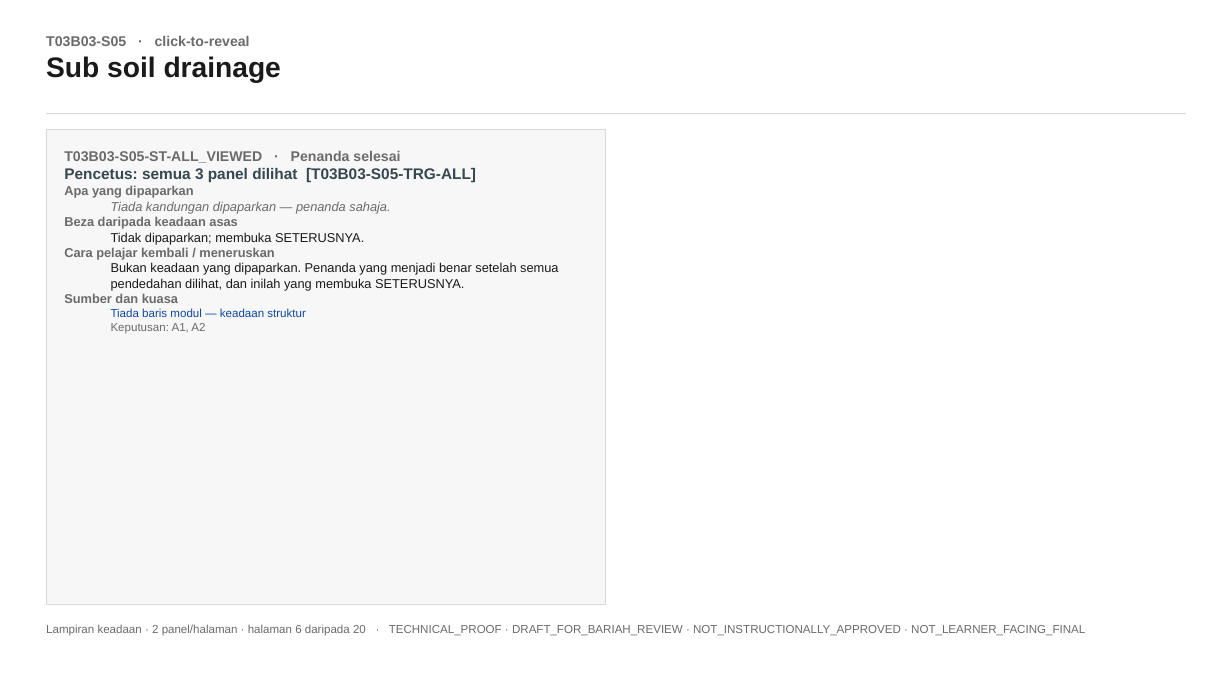
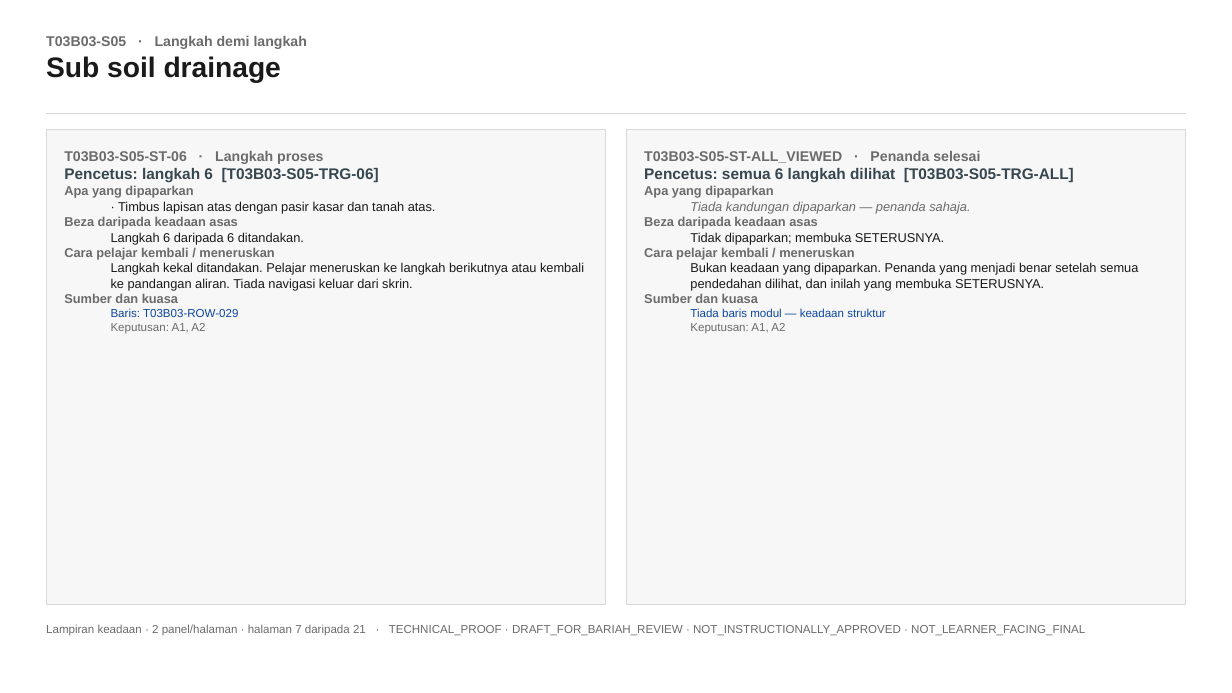
Before and after one commit to fidos777/slide-interaction-layer, a slide deck: slide 8 of reviews/storyboard-bariah/k5_calibration/K5PL06T03B03_LAMPIRAN_KEADAAN_DRAF_v0_1_2panel.pptx (slide 7 before the commit). Drawn at 1232x693 pixels with LibreOffice and Linux fonts; fonts in the diff are those of the drawing. Boxes give left, top, right and bottom in pixels: in the first picture for what was removed or moved away, otherwise in the second. Text is boxed around its words. In the diff, an @@ line names an element or a change of style, - is before the commit and + after.

```diff
--- a/reviews/storyboard-bariah/k5_calibration/K5PL06T03B03_LAMPIRAN_KEADAAN_DRAF_v0_1_2panel.pptx
+++ b/reviews/storyboard-bariah/k5_calibration/K5PL06T03B03_LAMPIRAN_KEADAAN_DRAF_v0_1_2panel.pptx
@@ text at [46,36,307,49]: text changed @@
-T03B03-S05 · click-to-reveal
+T03B03-S05 · Langkah demi langkah
@@ rectangle added at [627,129,1187,604], fill #F7F7F7, outline #D8D8D8 0.75 pt @@
@@ text at [64,151,379,183]: text changed @@
-T03B03-S05-ST-ALL_VIEWED · Penanda selesai
-Pencetus: semua 3 panel dilihat [T03B03-S05-TRG-ALL]
+T03B03-S05-ST-06 · Langkah proses
+Pencetus: langkah 6 [T03B03-S05-TRG-06]
@@ text added at [644,151,1138,333], 10 pt, text #6B6B6B @@
+T03B03-S05-ST-ALL_VIEWED · Penanda selesai
+Pencetus: semua 6 langkah dilihat [T03B03-S05-TRG-ALL]
+Apa yang dipaparkan
+  Tiada kandungan dipaparkan — penanda sahaja.
+Beza daripada keadaan asas
+  Tidak dipaparkan; membuka SETERUSNYA.
+Cara pelajar kembali / meneruskan
+  Bukan keadaan yang dipaparkan. Penanda yang menjadi benar setelah semua pendedahan dilihat, dan inilah yang membuka SETERUSNYA.
+Sumber dan kuasa
+  Tiada baris modul — keadaan struktur
+  Keputusan: A1, A2
@@ text at [118,201,436,214]: text changed; text colour #6B6B6B to #1A1A1A; italic off @@
-  Tiada kandungan dipaparkan — penanda sahaja.
+  · Timbus lapisan atas dengan pasir kasar dan tanah atas.
@@ text at [111,232,304,244]: text changed @@
-  Tidak dipaparkan; membuka SETERUSNYA.
+  Langkah 6 daripada 6 ditandakan.
@@ text at [111,262,584,291]: text changed @@
-  Bukan keadaan yang dipaparkan. Penanda yang menjadi benar setelah semua pendedahan dilihat, dan inilah yang membuka SETERUSNYA.
+  Langkah kekal ditandakan. Pelajar meneruskan ke langkah berikutnya atau kembali ke pandangan aliran. Tiada navigasi keluar dari skrin.
@@ text at [111,308,238,317]: text changed @@
-  Tiada baris modul — keadaan struktur
+  Baris: T03B03-ROW-029
@@ text at [46,624,1085,636]: text changed @@
-Lampiran keadaan · 2 panel/halaman · halaman 6 daripada 20 · TECHNICAL_PROOF · DRAFT_FOR_BARIAH_REVIEW · NOT_INSTRUCTIONALLY_APPROVED · NOT_LEARNER_FACING_FINAL
+Lampiran keadaan · 2 panel/halaman · halaman 7 daripada 21 · TECHNICAL_PROOF · DRAFT_FOR_BARIAH_REVIEW · NOT_INSTRUCTIONALLY_APPROVED · NOT_LEARNER_FACING_FINAL
```
Also in this commit, not shown: 20 other slides changed, 1 slide added, 4 other files.
